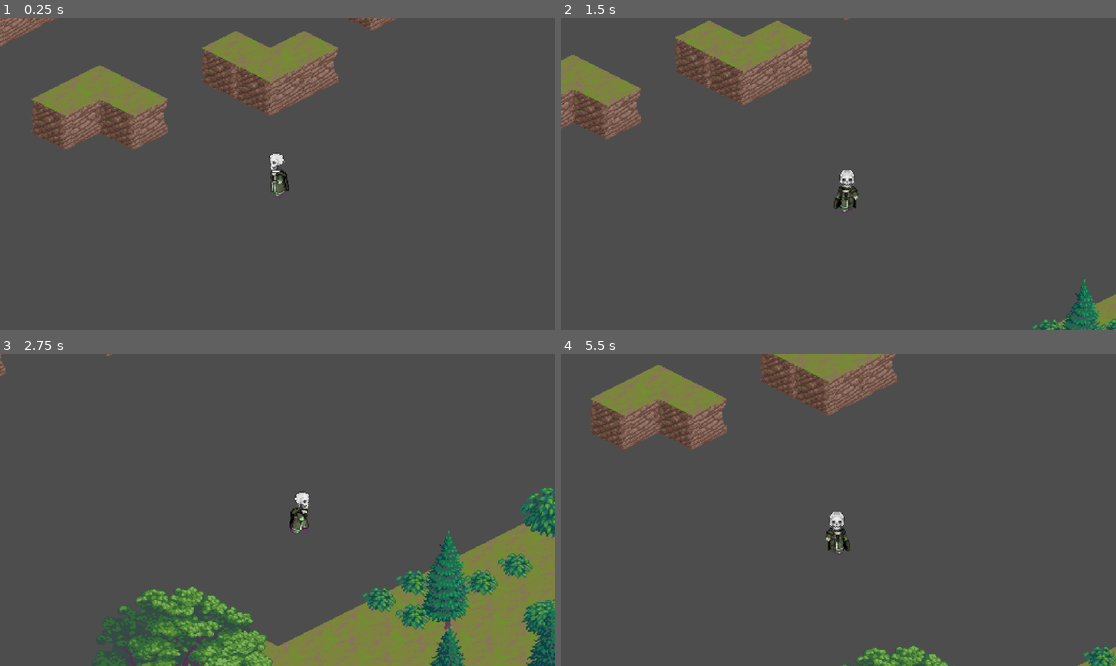
Above: before the commit, frames 1-4 (two rows, left to right).
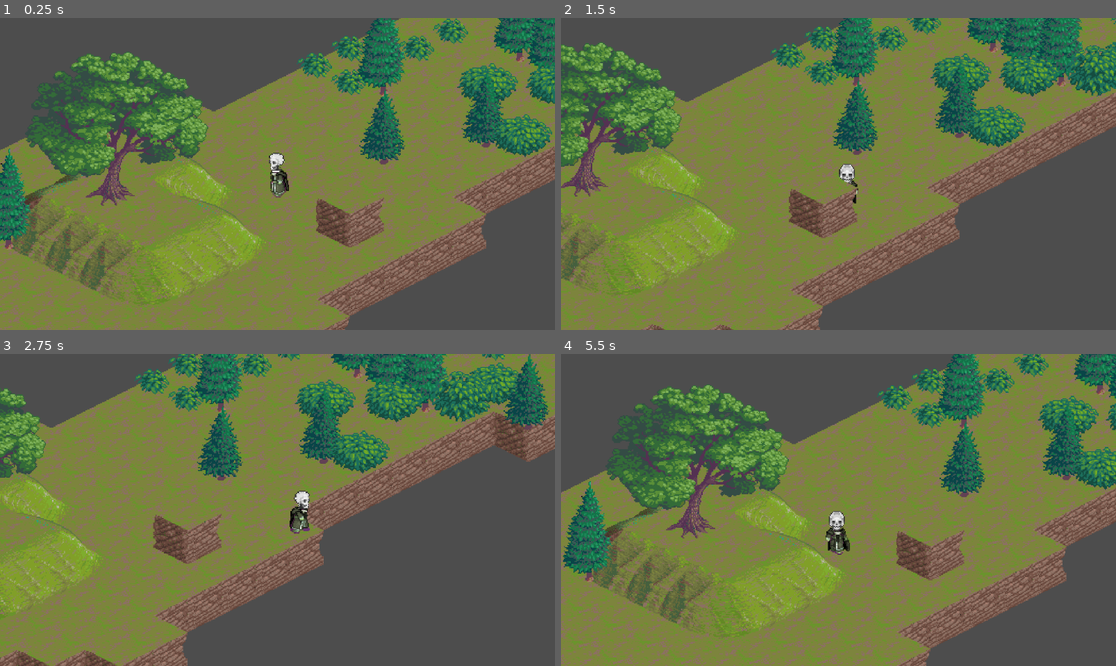
Above: after the commit, the same moments.

Repository: XMNNguyen/ECS179
Game: Godot game, scene res://Scenes/world.tscn
Same seed, same stepped clock (60 frames per second), same inputs: the game is played once before the commit and once after it.
Inputs:
- Up to frame 1 (0.25 s): no input
- Up to frame 2 (1.5 s): tap Enter at 0.5 s; hold D (right) 0.53-1.28 s; hold S (down) from 1.28 s (still down)
- Up to frame 3 (2.75 s): release S (down) at 2.03 s; hold D (right) from 2.03 s (still down)
- Up to frame 4 (5.5 s): release D (right) at 2.78 s; hold W (up) 2.78-3.53 s; hold A (left) 3.53-5.03 s; hold S (down) from 5.03 s (still down)

The runs differ from the first frame. In frame 1, 77% of the frame differs, in the area x 0-100%, y 0-100%; in frame 2, 74%; in frame 3, 79%; in frame 4, 80%.

Commit message:
set back player pos

Diff:
--- a/ecs179_project/Scenes/world.tscn
+++ b/ecs179_project/Scenes/world.tscn
@@ -1589,4 +1589,4 @@
 [node name="Player" parent="." instance=ExtResource("3_drjvw")]
 z_index = 1
 y_sort_enabled = true
-position = Vector2(7, -281)
+position = Vector2(220, -5)
